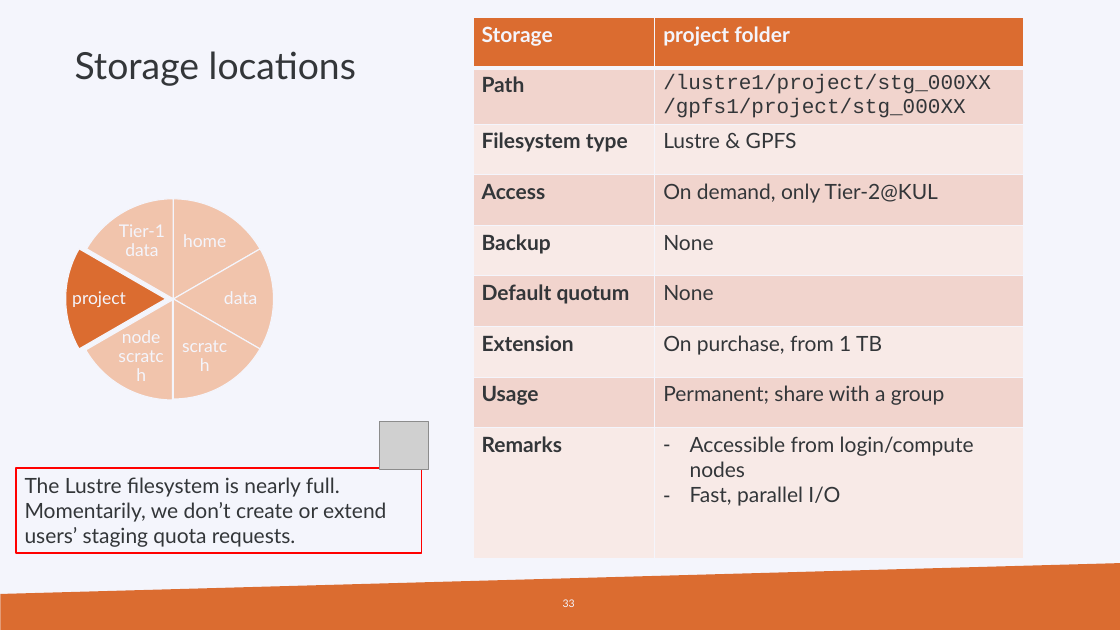
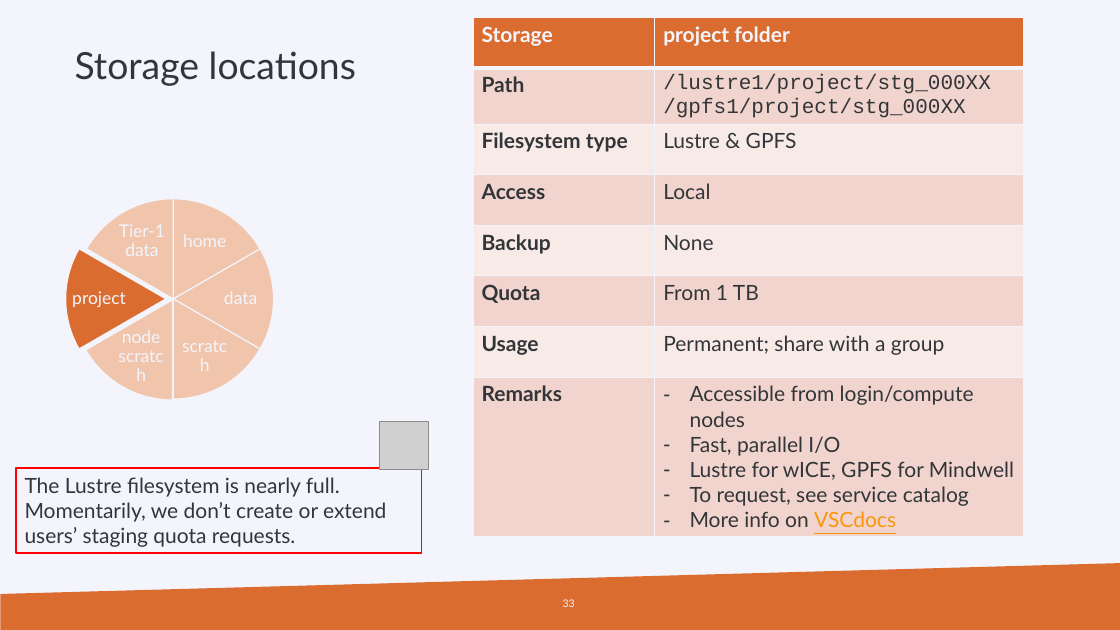
Before and after one commit to hpcleuven/HPC-intro, a slide deck: slide 33 of HPCintro.pptx. Drawn at 1120x630 pixels with LibreOffice and Linux fonts; fonts in the diff are those of the drawing; grey boxes stand for pictures; background and template pictures are left out. Boxes give left, top, right and bottom in pixels: in the first picture for what was removed or moved away, otherwise in the second. Text is boxed around its words. In the diff, an @@ line names an element or a change of style, - is before the commit and + after.

Commit message:
Welcoming Mindwell

```diff
--- a/HPCintro.pptx
+++ b/HPCintro.pptx
@@ table at [473, 18, 1023, 531] @@
-row 4, column 2: On demand, only Tier-2@KUL
+row 4, column 2: Local
-row 6: Default quotum | None
-row 7: Extension | On purchase, from 1 TB
+row 6: Quota | From 1 TB
-row 8, column 2: Accessible from login/compute nodes / Fast, parallel I/O
+row 8, column 2: Accessible from login/compute nodes / Fast, parallel I/O / Lustre for wICE, GPFS for Mindwell / To request, see service catalog / More info on VSCdocs
```
Also in this commit, not shown: 14 other slides changed, 1 slide added, 2 slides removed.
